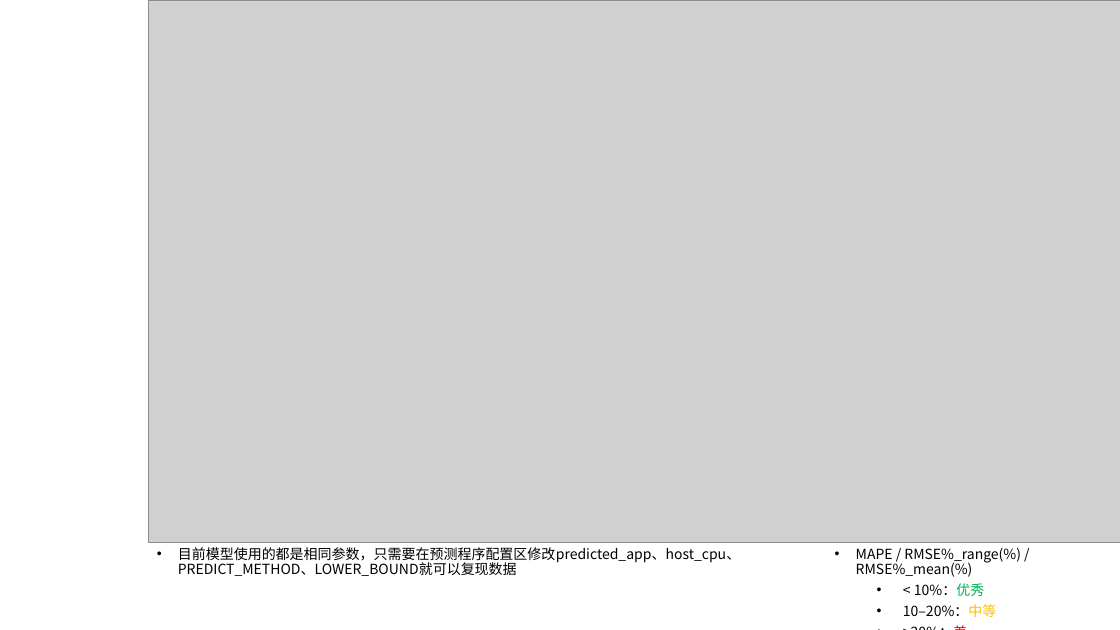
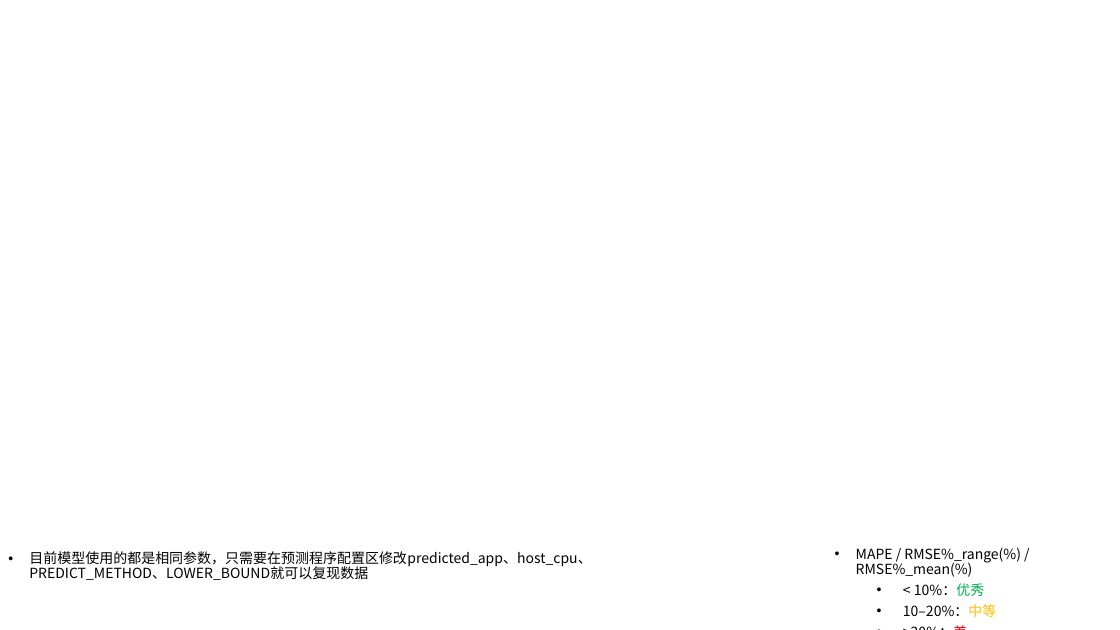
Before and after one commit to AE-26710/Time-Prediction, a slide deck: slide 3 of R5.pptx. Drawn at 1120x630 pixels with LibreOffice and Linux fonts; fonts in the diff are those of the drawing; grey boxes stand for pictures; background and template pictures are left out. Boxes give left, top, right and bottom in pixels: in the first picture for what was removed or moved away, otherwise in the second. Text is boxed around its words. In the diff, an @@ line names an element or a change of style, - is before the commit and + after.

Commit message:
10/22 Update
重新做了三种加密算法的数据及拟合
尝试拟合了FFT，效果不佳
添加了MPC采样数据

```diff
--- a/R5.pptx
+++ b/R5.pptx
@@ picture removed at bbox=[149, 0, 1120, 543] @@
@@ text "目前模型使用的都是相同参数，只需要在预测程序配置区修改predicted_app、host_cpu、PREDICT_ME ...": place and size @@
-text "目前模型使用的都是相同参数，只需要在预测程序配置区修改predicted_app、host_cpu、PREDICT_ME ..." at bbox=[178, 547, 740, 576]
+text "目前模型使用的都是相同参数，只需要在预测程序配置区修改predicted_app、host_cpu、PREDICT_ME ..." at bbox=[29, 551, 591, 580]
```
Also in this commit, not shown: 1 other slide changed, 2 slides added, 1 slide removed, 5 other files.
